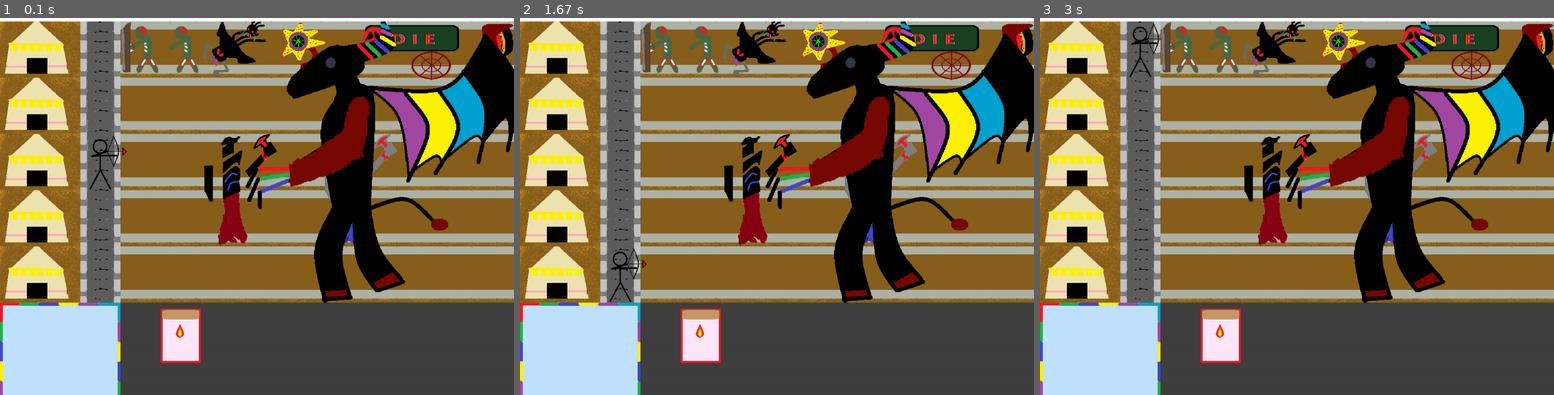
Above: before the commit, frames 1-3 (left to right).
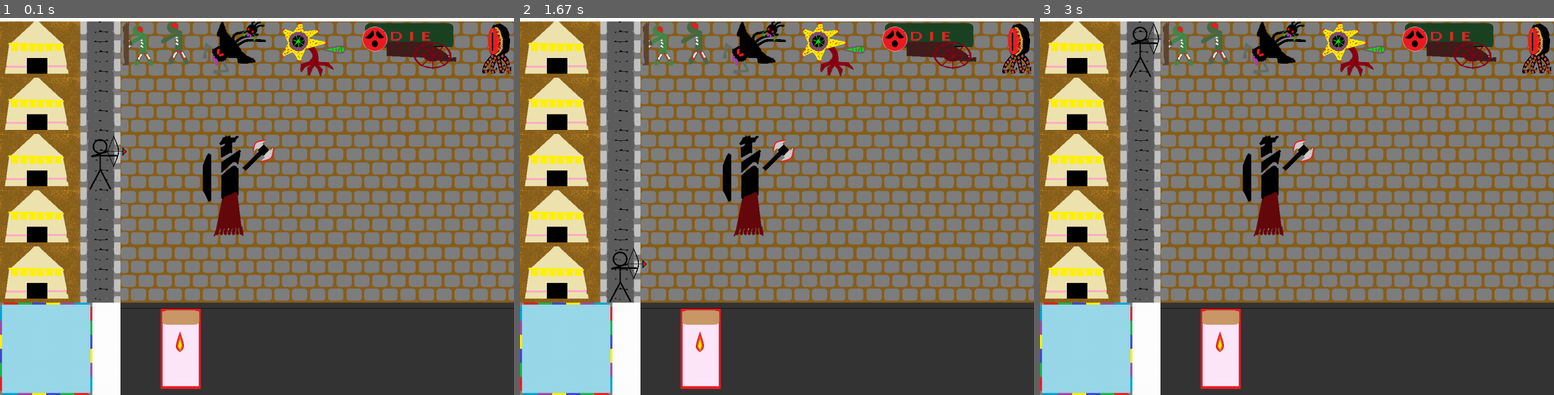
Above: after the commit, the same moments.

Repository: AntsThatWander/ERICA_Defend_6Elements
Game: pygame game, started from new_pygame.py
Same seed, same stepped clock (60 frames per second), same inputs: the game is played once before the commit and once after it.
Inputs:
- Up to frame 1 (0.1 s): no input
- Up to frame 2 (1.67 s): hold Up 0.33-0.8 s; hold Down 0.83-1.13 s; hold Up 1.17-1.53 s; hold Down from 1.57 s (still down)
- Up to frame 3 (3 s): release Down at 1.93 s; hold Up 1.97-2.27 s; hold Down 2.3-2.6 s; hold Up from 2.63 s (still down)

The runs differ from the first frame. In frame 1, 53% of the frame differs, in the area x 0-100%, y 0-100%; in frame 2, 53%; in frame 3, 53%.

Commit message:
another resources editted

Diff:
--- a/images.py
+++ b/images.py
@@ -1,10 +1,9 @@
 import pygame
 #이미지를 가져온다
 player = pygame.image.load("resources/my_resources/player_ready_Red.png")
-ball_room = pygame.image.load("resources/my_resources/magic_room.png")
+ball_room = pygame.image.load("resources/my_resources/ball_room.png")
 card_room = pygame.image.load("resources/my_resources/card_room.png")
 pave_road = pygame.image.load("resources/my_resources/pave_road.png")
-ground = pygame.image.load("resources/my_resources/ground.png")
 tent = pygame.image.load("resources/my_resources/tent.png")
 tent_road = pygame.image.load("resources/my_resources/tent_road.png")
 castle = pygame.image.load("resources/my_resources/castle_wall.png")
@@ -19,6 +18,5 @@
 sting = pygame.image.load("resources/my_resources/sting.png")
 seer = pygame.image.load("resources/my_resources/overseer.png")
 black = pygame.image.load("resources/my_resources/Black_lord.png")
-grey = pygame.image.load("resources/my_resources/Grey_lord.png")
-final = pygame.image.load("resources/my_resources/Final_Lord.png")
+final = pygame.image.load("resources/my_resources/Final_lord.png")
 arrow_Red = pygame.image.load("resources/my_resources/arrow_Red.png")
--- a/new_pygame.py
+++ b/new_pygame.py
@@ -26,7 +26,6 @@
             screen.blit(images.tent_road,(0,(x+1)*140-110))
             screen.blit(images.tent,(0,(x+1)*140-110))
             screen.blit(images.pave_road,(300,(x+1)*140-110))
-            screen.blit(images.ground,(300,(x+1)*140+20))
     screen.blit(images.castle, (200,30))
     screen.blit(images.ball_room, (0,730))
     screen.blit(images.card_room, (300,730))
@@ -40,9 +39,8 @@
     screen.blit(images.cannon,(900,30))
     screen.blit(images.ball,(900,40))
     screen.blit(images.black,(500,310))
-    screen.blit(images.grey,(800,310))
     screen.blit(images.seer,(1200,30))
-    screen.blit(images.final,(600,30))
+    #screen.blit(images.final,(600,30))
     screen.blit(images.card_Red, (400,745))
 
 
Binary file removed: resources/Black_lord.png
Binary file changed: resources/my_resources/Black_lord.png
Binary file added: resources/my_resources/Blue_ball.png
Renamed: resources/my_resources/Final_Lord.png -> resources/my_resources/Final_lord.png
Binary file changed: resources/my_resources/Green_Card_1.png
Binary file added: resources/my_resources/Green_ball.png
Binary file removed: resources/my_resources/Grey_lord.png
Binary file added: resources/my_resources/Jade_ball.png
Binary file added: resources/my_resources/Purple_ball.png
Binary file added: resources/my_resources/Red_ball.png
Binary file changed: resources/my_resources/Red_card_1.png
Binary file changed: resources/my_resources/Red_card_2.png
(and 14 more such lines)
